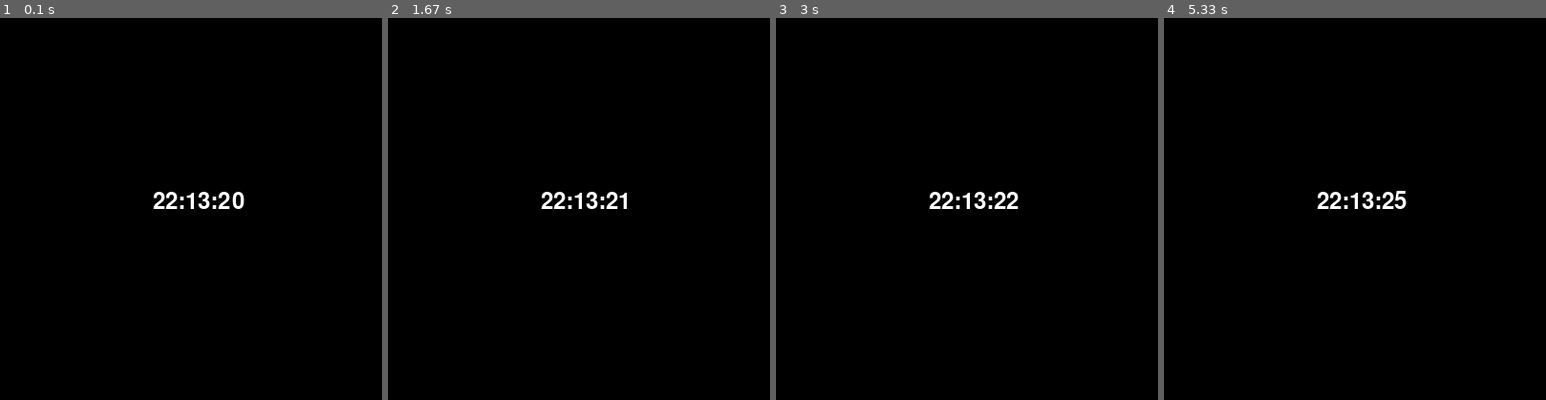
Above: before the commit, frames 1-4 (left to right).
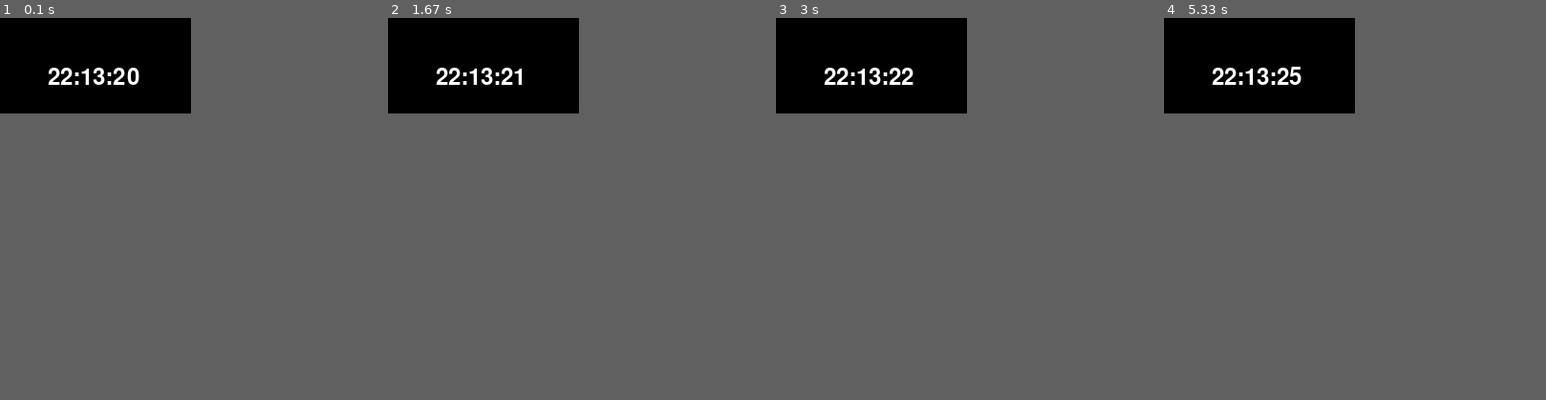
Above: after the commit, the same moments.

Repository: dave-tree-uk/pygame-clock
Game: pygame game, started from clock.py
Two runs of this game, one before a commit and one after it. Both use one fixed random seed, a clock stepped at 60 frames per second and the inputs below.
Inputs:
- Up to frame 1 (0.1 s): no input
- Up to frame 2 (1.67 s): no input
- Up to frame 3 (3 s): no input
- Up to frame 4 (5.33 s): no input
In our replay, the window is 400x400 before the commit and 200x100 after it. These sizes can differ from the game's own. Grey fills any space a smaller window leaves; there, only what the larger window draws over its background counts as a difference.

The runs differ from the first frame. In frame 1, 1.1% of the frame differs, in the area x 12-64%, y 13-50%; in frame 2, 1.0%; in frame 3, 1.1%; in frame 4, 1.1%.

Commit message:
changed size of window

Diff:
--- a/clock.py
+++ b/clock.py
@@ -32,7 +32,7 @@
 import sys
 
 pygame.init()
-screen = pygame.display.set_mode((400, 400))
+screen = pygame.display.set_mode((200, 100))
 clock = pygame.time.Clock()
 font = pygame.font.Font(None, 36)
 
@@ -45,6 +45,6 @@
     screen.fill((0, 0, 0))
     current_time = time.strftime('%H:%M:%S')
     text = font.render(current_time, True, (255, 255, 255))
-    screen.blit(text, (160, 180))
+    screen.blit(text, (50, 50))
     pygame.display.update()
     clock.tick(1)
